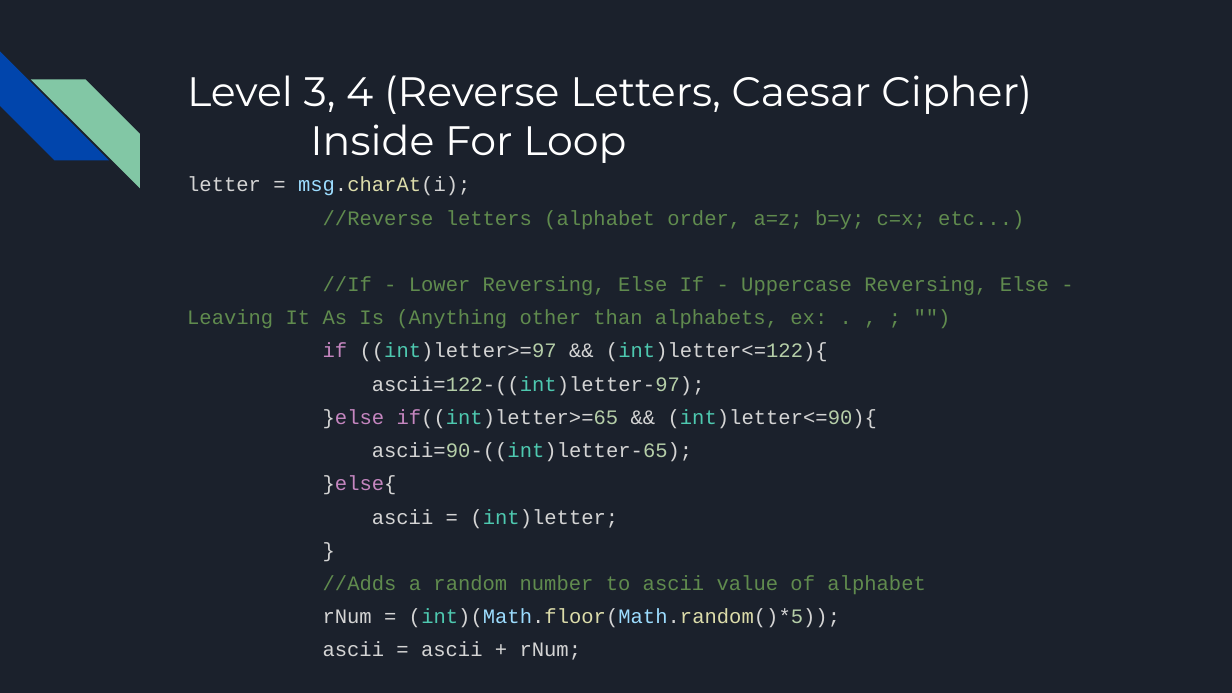
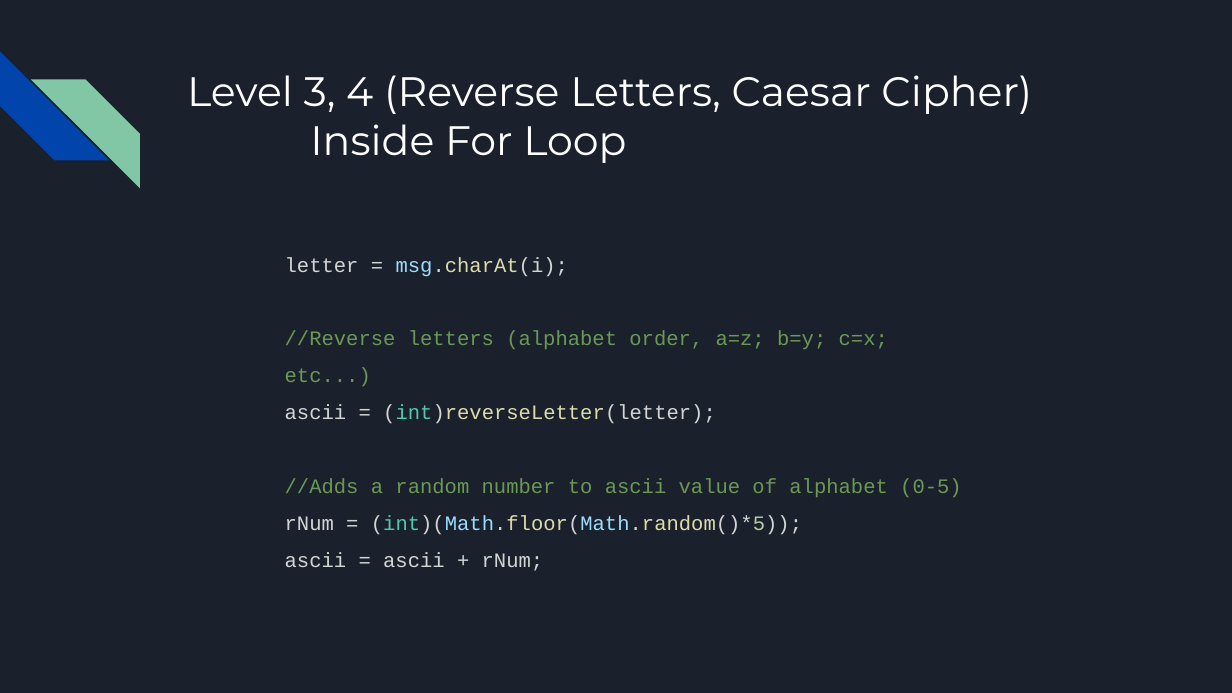
Before and after one commit to azheng9096/EncryptionDecryption, a slide deck: slide 6 of Encryption Project.pptx. Drawn at 1232x693 pixels with LibreOffice and Linux fonts; fonts in the diff are those of the drawing. Boxes give left, top, right and bottom in pixels: in the first picture for what was removed or moved away, otherwise in the second. Text is boxed around its words. In the diff, an @@ line names an element or a change of style, - is before the commit and + after.

```diff
--- a/Encryption Project.pptx
+++ b/Encryption Project.pptx
@@ text "letter = msg.charAt(i);": place and size @@
-text "letter = msg.charAt(i);" at [187,177,1049,660]
+text "letter = msg.charAt(i);" at [285,257,962,535]
@@ text at [285,257,888,535]: text colour #608B4E to #6A9955 in "//Reverse letters (alphabet order, a=z; b=y; c=x; ..."; indent changed; line spacing 1.36 to 1.5 @@
@@ text at [285,405,962,497]: text changed; text colour #608B4E to #6A9955 @@
-//If - Lower Reversing, Else If - Uppercase Reversing, Else - Leaving It As Is (Anything other than alphabets, ex: . , ; "")
-if ((int)letter>=97 && (int)letter<=122){
-ascii=122-((int)letter-97);
-}else if((int)letter>=65 && (int)letter<=90){
-ascii=90-((int)letter-65);
-}else{
-ascii = (int)letter;
-}
-//Adds a random number to ascii value of alphabet
+ascii = (int)reverseLetter(letter);
+//Adds a random number to ascii value of alphabet (0-5)
```
Also in this commit, not shown: 6 other slides changed, 9 slides added, 6 slides removed.
